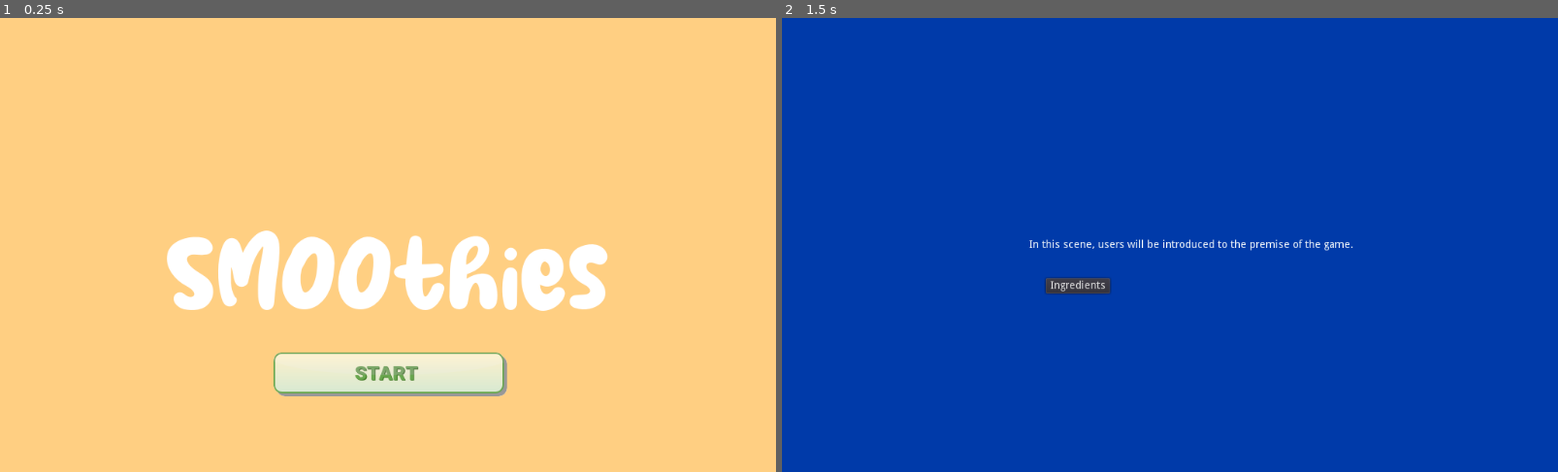
Above: before the commit, frames 1-2 (left to right).
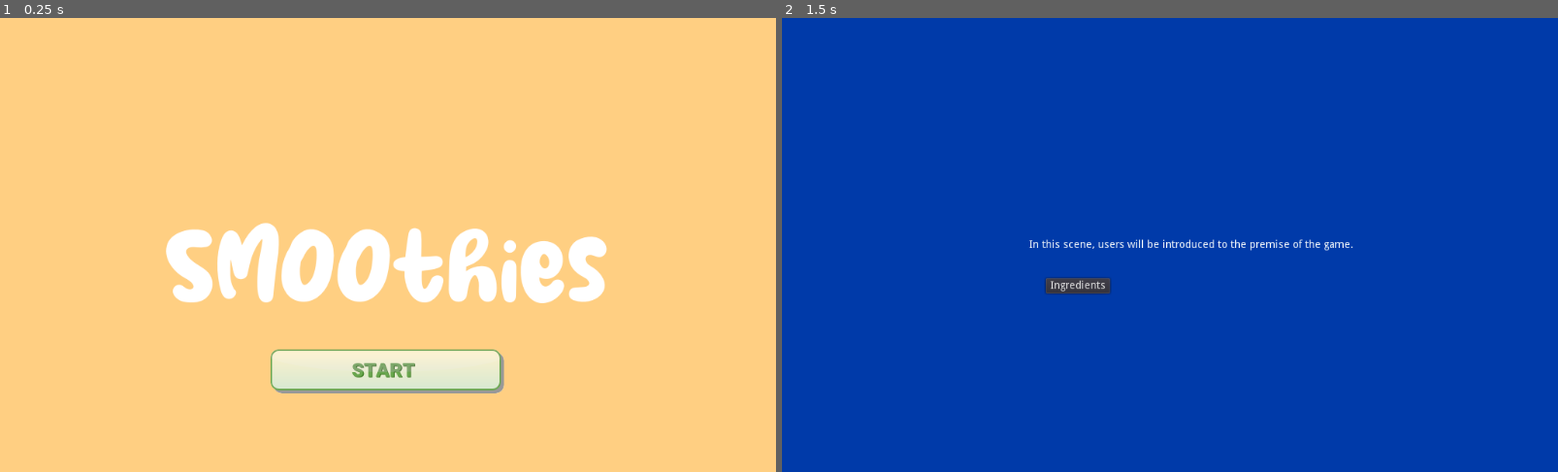
Above: after the commit, the same moments.

Repository: thepriscillawang/SMOOthies
Game: Godot game, scene res://Scenes/Main.tscn
The game is run twice, just before and just after one commit, with the same random seed, the same clock (stepped at 60 frames per second) and the same inputs.
Inputs (mouse positions are in pixels of both pictures, inside the frame that each line leads up to):
- Up to frame 1 (0.25 s): no input
- Up to frame 2 (1.5 s): click (1170, 372) at 0.5 s; click (1170, 372) at 1.25 s

The runs differ from the first frame. In frame 1, 4.4% of the frame differs, in the area x 21-79%, y 45-84%; in frame 2, nothing differs.

Commit message:
Update Main.tscn

Diff:
--- a/src/SMOOthies/Scenes/Main.tscn
+++ b/src/SMOOthies/Scenes/Main.tscn
@@ -19,7 +19,7 @@
 
 [node name="ColorRect" type="ColorRect" parent="."]
 margin_right = 1024.0
-margin_bottom = 768.0
+margin_bottom = 600.0
 color = Color( 1, 0.815686, 0.513726, 1 )
 
 [node name="Label" type="Label" parent="ColorRect"]
@@ -27,10 +27,10 @@
 anchor_top = 0.5
 anchor_right = 0.5
 anchor_bottom = 0.5
-margin_left = -334.0
-margin_top = -112.0
-margin_right = 333.0
-margin_bottom = 43.0
+margin_left = -335.0
+margin_top = -38.0
+margin_right = 332.0
+margin_bottom = 117.0
 custom_fonts/font = SubResource( 1 )
 text = "SMOOthies"
 align = 1
@@ -41,10 +41,10 @@
 anchor_top = 1.0
 anchor_right = 0.537
 anchor_bottom = 1.0
-margin_left = -151.0
-margin_top = -326.0
-margin_right = 111.112
-margin_bottom = -276.0
+margin_left = -155.0
+margin_top = -162.0
+margin_right = 115.112
+margin_bottom = -104.0
 texture_normal = ExtResource( 2 )
 texture_pressed = ExtResource( 5 )
 texture_hover = ExtResource( 4 )
